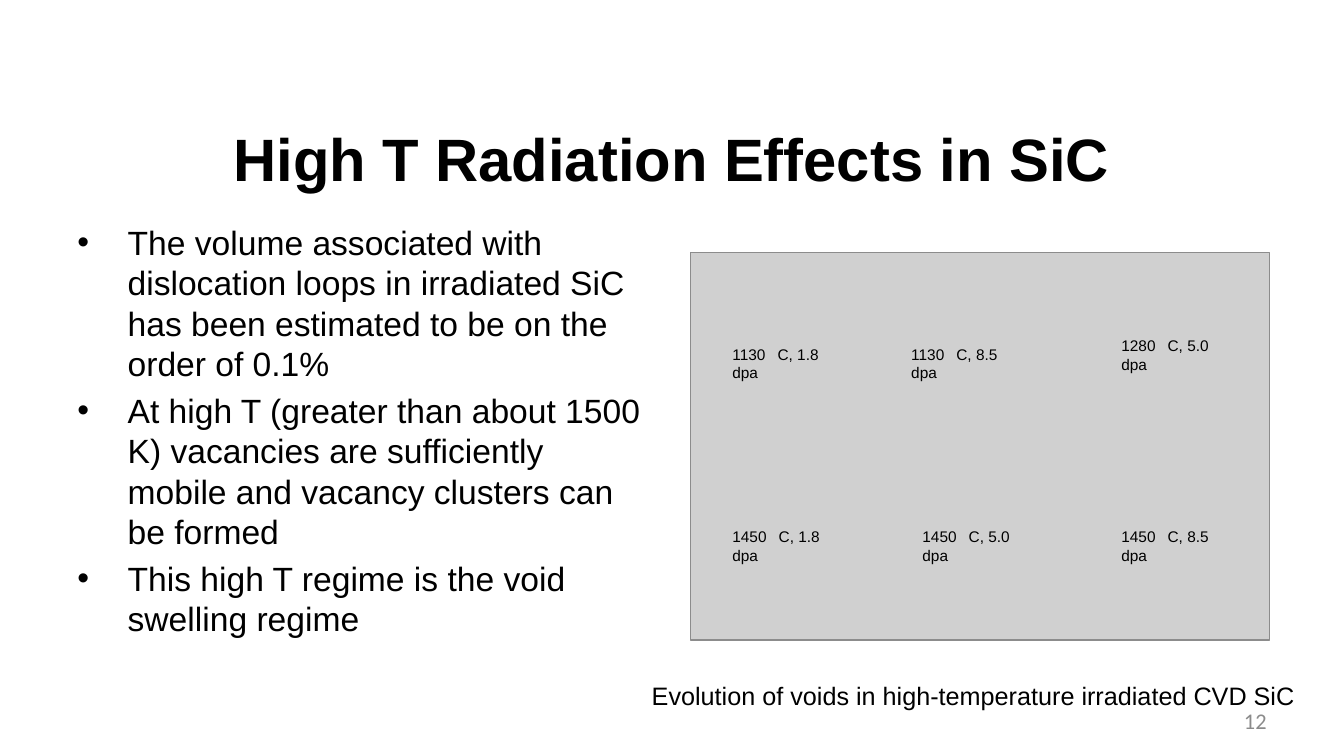
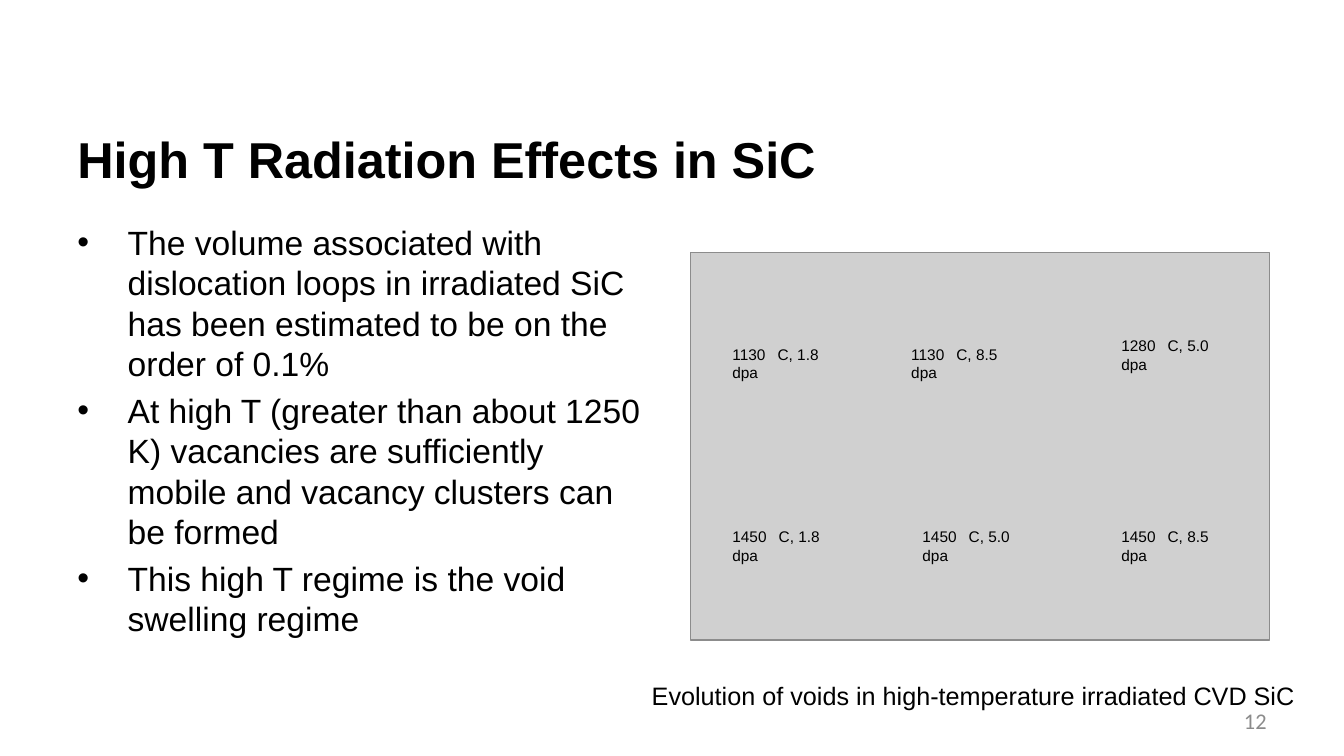
Before and after one commit to benbeeler/TEACHING, a slide deck: slide 12 of Advanced Reactor Materials/Fall2025/Lec4_TRISO.pptx. Drawn at 1344x756 pixels with LibreOffice and Linux fonts; fonts in the diff are those of the drawing; grey boxes stand for pictures; background and template pictures are left out. Boxes give left, top, right and bottom in pixels: in the first picture for what was removed or moved away, otherwise in the second. Text is boxed around its words. In the diff, an @@ line names an element or a change of style, - is before the commit and + after.

```diff
--- a/Advanced Reactor Materials/Fall2025/Lec4_TRISO.pptx
+++ b/Advanced Reactor Materials/Fall2025/Lec4_TRISO.pptx
@@ title "High T Radiation Effects in ..." at (x1=77, y1=141, x2=816, y2=188): size 42.7 to 36 pt; alignment centre to left @@
@@ text at (x1=128, y1=398, x2=640, y2=545): text changed @@
-• At high T (greater than about 1500 K) vacancies are sufficiently mobile and vacancy clusters can be formed
+• At high T (greater than about 1250 K) vacancies are sufficiently mobile and vacancy clusters can be formed
```
Also in this commit, not shown: 17 other slides changed, 1 slide added, 14 slides removed, 5 other files.
